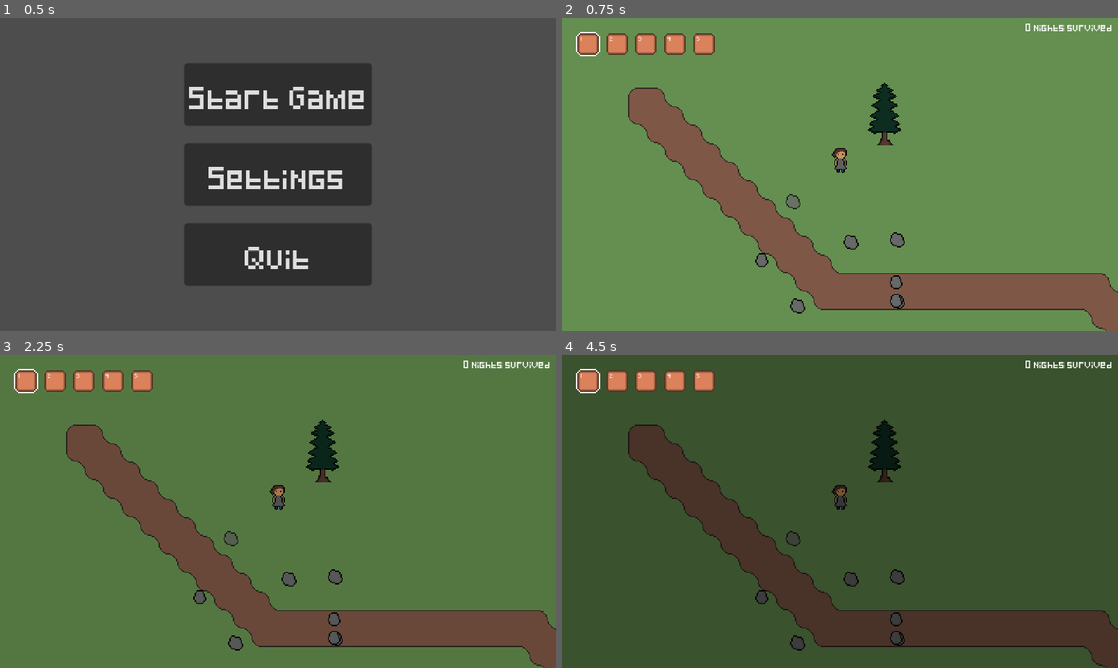
Above: before the commit, frames 1-4 (two rows, left to right).
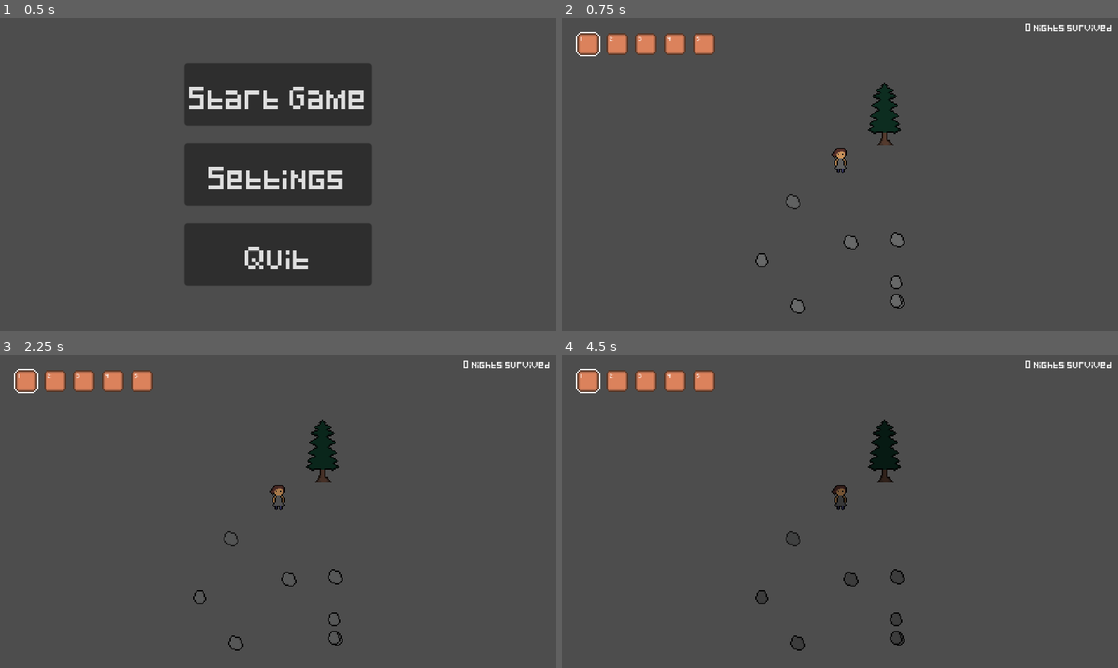
Above: after the commit, the same moments.

Repository: StormLight14/nightfall-mirror
Game: Godot game, scene res://menus/main/main_menu.tscn
Two runs of this game, one before a commit and one after it. Both use one fixed random seed, a clock stepped at 60 frames per second and the inputs below.
Inputs:
- Up to frame 1 (0.5 s): no input
- Up to frame 2 (0.75 s): click "Start Game" at 0.5 s
- Up to frame 3 (2.25 s): click "1" at 1.25 s; click "2" at 2 s
- Up to frame 4 (4.5 s): click "3" at 2.75 s; click "4" at 3.5 s; click "5" at 4.25 s

Frame 1 is identical in both runs. In frame 2, 97% of the frame differs, in the area x 0-100%, y 0-100%; in frame 3, 97%; in frame 4, 97%.
Error in both runs: Invalid access to property or key '<null>' on a base object of type 'Array'. (res://ui/inventory/inventory_slot.gd:46)

Commit message:
add shadow shader that doesnt work

Diff:
--- a/entities/shapeshifter/shapeshifter.tscn
+++ b/entities/shapeshifter/shapeshifter.tscn
@@ -61,7 +61,7 @@
 [node name="AnimatedSprite2D" type="AnimatedSprite2D" parent="."]
 sprite_frames = SubResource("SpriteFrames_2l0nd")
 animation = &"moving"
-frame_progress = 0.250656
+frame_progress = 0.0922576
 
 [node name="AttackDelay" type="Timer" parent="."]
 unique_name_in_owner = true
--- a/scenes/main/island.tscn
+++ b/scenes/main/island.tscn
@@ -295,6 +295,7 @@
 shadow_filter = 1
 
 [node name="Tilesets" type="Node2D" parent="."]
+visible = false
 
 [node name="Grass" type="TileMapLayer" parent="Tilesets"]
 unique_name_in_owner = true
--- a/scenes/objects/trees/tree.tscn
+++ b/scenes/objects/trees/tree.tscn
@@ -1,12 +1,17 @@
-[gd_scene load_steps=3 format=3 uid="uid://bf8n6ocu1ce17"]
+[gd_scene load_steps=4 format=3 uid="uid://bf8n6ocu1ce17"]
 
 [ext_resource type="Texture2D" uid="uid://bysx5ea3q23g3" path="res://scenes/objects/trees/pine1.png" id="1_yo22k"]
+[ext_resource type="PackedScene" uid="uid://bbnp4tsiafw0a" path="res://shaders/shadows.tscn" id="2_q3wyo"]
 
 [sub_resource type="CapsuleShape2D" id="CapsuleShape2D_3g54j"]
 radius = 4.0
 height = 12.0
 
 [node name="Tree" type="StaticBody2D"]
+
+[node name="Shadows" parent="." instance=ExtResource("2_q3wyo")]
+visible = false
+polygon = PackedVector2Array(0, -54, -13, -12, 13, -13)
 
 [node name="Sprite2D" type="Sprite2D" parent="."]
 texture = ExtResource("1_yo22k")
--- /dev/null
+++ b/shaders/ShadowShader.gdshader
@@ -0,0 +1,32 @@
+shader_type canvas_item;
+render_mode unshaded;
+
+uniform vec4 color : source_color;
+uniform float angle : hint_range(0,360);
+uniform float max_dist : hint_range(0,1000) = 100;
+uniform sampler2D gradientTexture;
+
+vec4 get_gradient_color(float position) {
+    return texture(gradientTexture, vec2(position, 0.5));
+}
+
+void fragment() {
+    float ang_rad = angle * 3.1416 / 360.0;
+    vec2 dir = vec2(sin(ang_rad),cos(ang_rad));
+    vec2 at = screen_uv_to_sdf(SCREEN_UV);
+    float accum = 0.0;
+    while(accum < max_dist) {
+        float d = texture_sdf(at);
+        accum+=d;
+        if (d < 0.01) {
+            break;
+        }
+        at += d * dir;
+    }
+    float alpha = 1.0-min(1.0,accum/max_dist);
+
+    // the gradient controls the falloff of the shadow
+    alpha = get_gradient_color(alpha).r;
+
+    COLOR = vec4(color.rgb,alpha * color.a);
+}
--- /dev/null
+++ b/shaders/shadows.tscn
@@ -0,0 +1,19 @@
+[gd_scene load_steps=5 format=3 uid="uid://bbnp4tsiafw0a"]
+
+[ext_resource type="Shader" path="res://shaders/ShadowShader.gdshader" id="1_42qyt"]
+
+[sub_resource type="Gradient" id="Gradient_c8bgu"]
+
+[sub_resource type="GradientTexture2D" id="GradientTexture2D_chn1i"]
+gradient = SubResource("Gradient_c8bgu")
+fill_to = Vector2(0.466049, 0)
+
+[sub_resource type="ShaderMaterial" id="ShaderMaterial_ifjts"]
+shader = ExtResource("1_42qyt")
+shader_parameter/color = Color(0, 0, 0.341176, 0.109804)
+shader_parameter/angle = 268.831
+shader_parameter/max_dist = 20.0
+shader_parameter/gradientTexture = SubResource("GradientTexture2D_chn1i")
+
+[node name="Shadows" type="Polygon2D"]
+material = SubResource("ShaderMaterial_ifjts")
